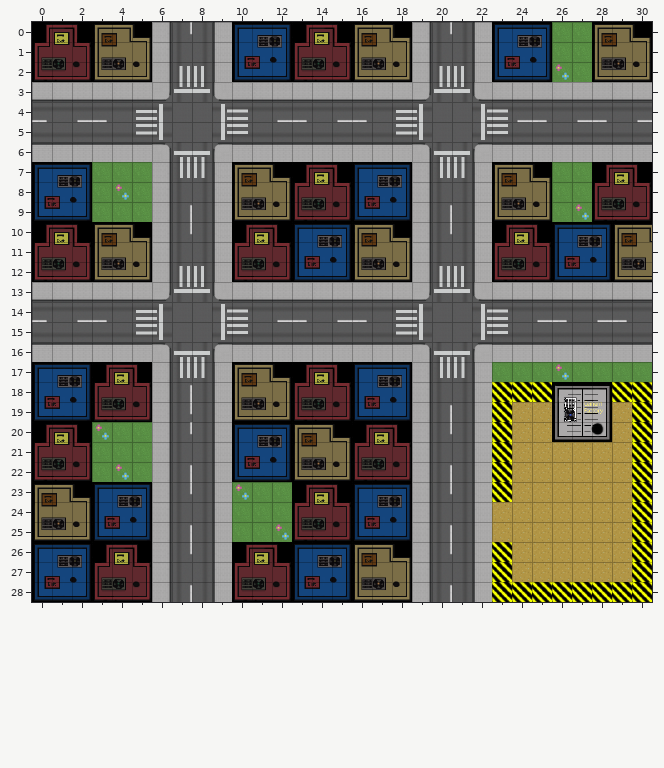
Level history. Tiled map: assets/img/level1.tmx. The picture above is the old version.
Cells are 32x32 px. Shown: x 0..30, y 0..28.
New version:
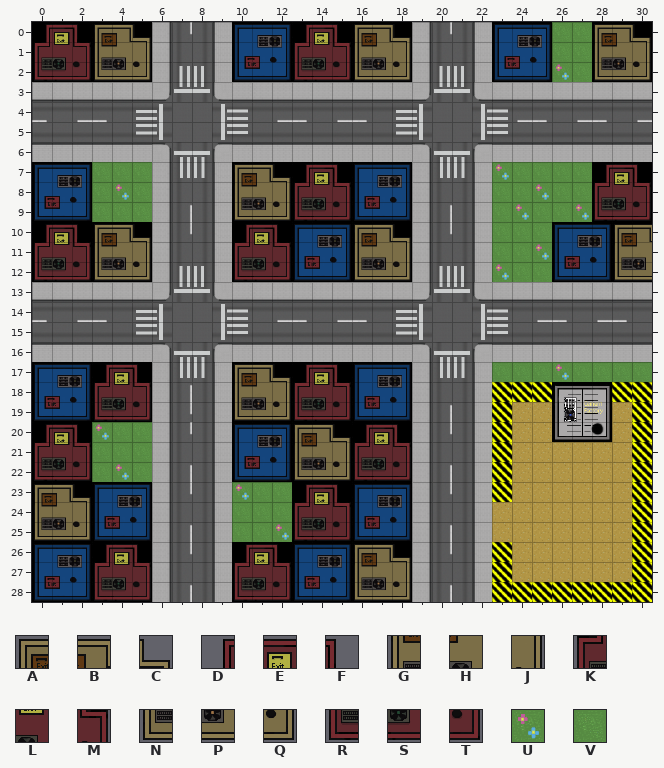
Key: from "Tilesheet": A 3, B 4, C 5, D 6, E 7, F 8, G 15, H 16, J 17, K 18, L 19, M 20, N 27, P 28, Q 29, R 30, S 31, T 32, U 81, V 82.
_ is an empty cell.
The exact change:
Layer "Roads":
Tile U is added in row 7 at x 23; in row 8 at x 25; in row 9 at x 24; in row 11 at x 25; in row 12 at x 23.
Tile V is added in row 7 at x 24 to 25; in row 8 at x 23 to 24; in row 9 at x 23 and 25; in row 10 at x 23 to 25; in row 11 at x 23 to 24; in row 12 at x 24 to 25.
Layer "Buildings":
The author cleared tile A in row 7 at x 23.
The author cleared tile B in row 7 at x 24.
The author cleared tile C in row 7 at x 25.
The author cleared tile D in row 10 at x 23.
The author cleared tile E in row 10 at x 24.
The author cleared tile F in row 10 at x 25.
The author cleared tile G in row 8 at x 23.
The author cleared tile H in row 8 at x 24.
The author cleared tile J in row 8 at x 25.
The author cleared tile K in row 11 at x 23.
The author cleared tile L in row 11 at x 24.
The author cleared tile M in row 11 at x 25.
The author cleared tile N in row 9 at x 23.
The author cleared tile P in row 9 at x 24.
The author cleared tile Q in row 9 at x 25.
The author cleared tile R in row 12 at x 23.
The author cleared tile S in row 12 at x 24.
The author cleared tile T in row 12 at x 25.
